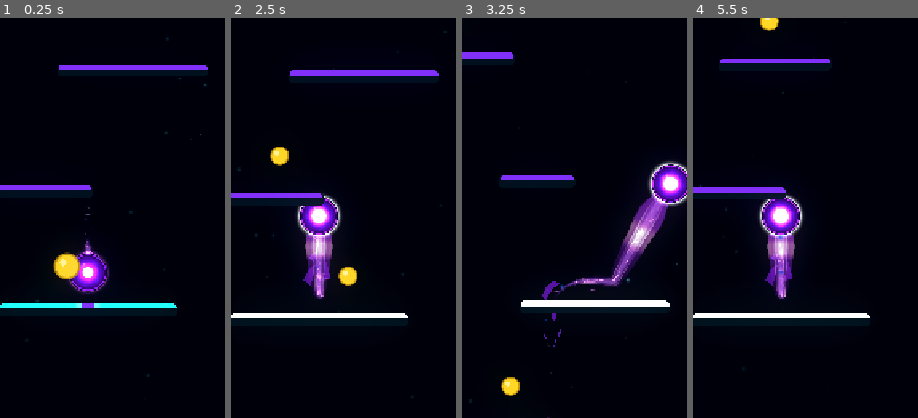
Above: before the commit, frames 1-4 (left to right).
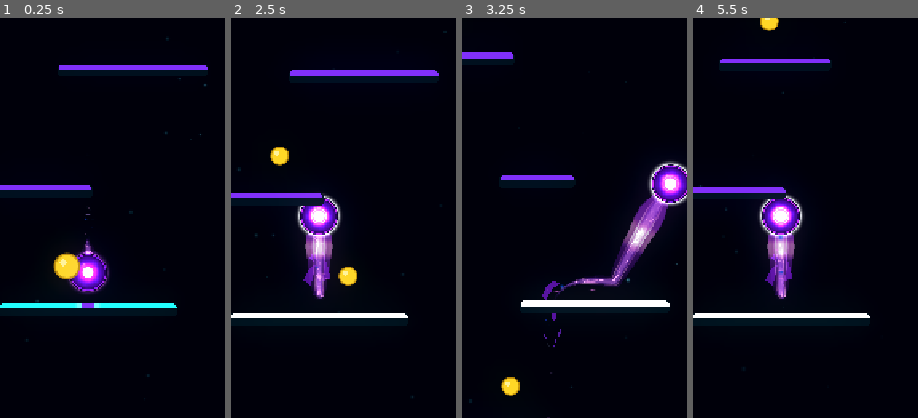
Above: after the commit, the same moments.

Repository: Kryodo/TowerJump
Game: Godot game, scene res://scenes/main.tscn
The game is run twice, just before and just after one commit, with the same random seed, the same clock (stepped at 60 frames per second) and the same inputs.
Inputs (mouse positions are % of the whole screen's width and height, from its top left):
- Up to frame 1 (0.25 s): no input
- Up to frame 2 (2.5 s): move the mouse to (72, 45) at 0.52 s; hold Right (ui_right) 0.53-1.25 s; click (72, 45) at 0.67 s; drag from (30, 55) to (47, 31) at 1.27 s; click "Nochmal spielen" at 2 s
- Up to frame 3 (3.25 s): move the mouse to (60, 28) at 2.77 s; hold Right (ui_right) from 2.78 s (still down)
- Up to frame 4 (5.5 s): release Right (ui_right) at 3.5 s; drag from (45, 70) to (28, 35) at 3.52 s; move the mouse to (80, 65) at 4.27 s; hold Left (ui_left) 4.28-5 s; click "Nochmal spielen" at 5 s
The pictures show only the part of the screen within x 30-80%, y 21-71%; the shares and areas given below are measured in that part.

Frame 1 is identical in both runs. In frame 2, 0.1% of the frame differs, in the area x 35-43%, y 47-52%; in frame 3, 0.1%, in the area x 89-97%, y 39-44%; in frame 4, less than 0.1%.

Commit message:
Separate core confirmation ring from expanded orb

Diff:
--- a/scenes/ball.gdshader
+++ b/scenes/ball.gdshader
@@ -122,10 +122,14 @@
 
 	// A fast, narrow rim flash makes confirmation visible without trying to
 	// push an already-white centre much brighter.
-	float confirmation_ring = exp(-pow((d - core_radius * 1.02) / max(core_radius * 0.16, 0.001), 2.0));
-	float confirmation_bloom = exp(-pow((d - core_radius * 1.14) / max(core_radius * 0.46, 0.001), 2.0));
-	color += confirmation_core_color * confirmation_ring * landing_flash * 0.72;
-	color += outer_core_color * confirmation_bloom * landing_flash * 0.34;
+	// Keep the confirmation ring outside the expanded core silhouette so it
+	// reads as a separate event. A saturated palette accent gives it contrast
+	// without depending on an even brighter white centre.
+	float confirmation_ring = exp(-pow((d - core_radius * 1.24) / max(core_radius * 0.085, 0.001), 2.0));
+	float confirmation_bloom = exp(-pow((d - core_radius * 1.34) / max(core_radius * 0.24, 0.001), 2.0));
+	vec3 confirmation_ring_color = mix(ring_color, confirmation_core_color, 0.18);
+	color += confirmation_ring_color * confirmation_ring * landing_flash * 1.05;
+	color += outer_core_color * confirmation_bloom * landing_flash * 0.30;
 
 	// Broad upper-left reflection and a small specular glint add orb-like depth.
 	vec2 highlight_pos = vec2(-0.28, -0.30);
